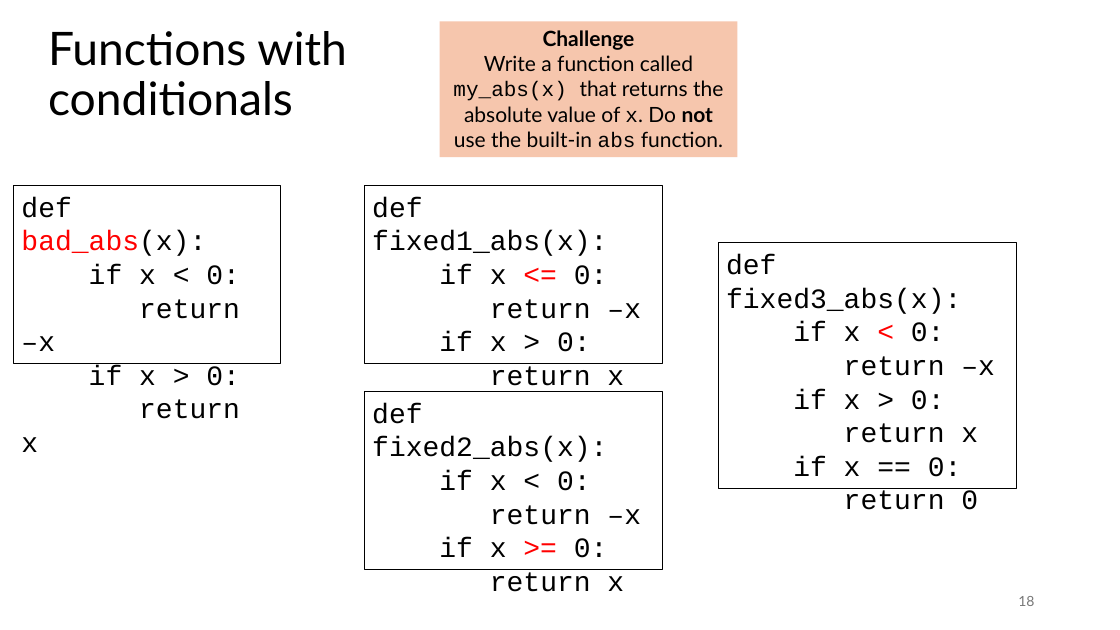
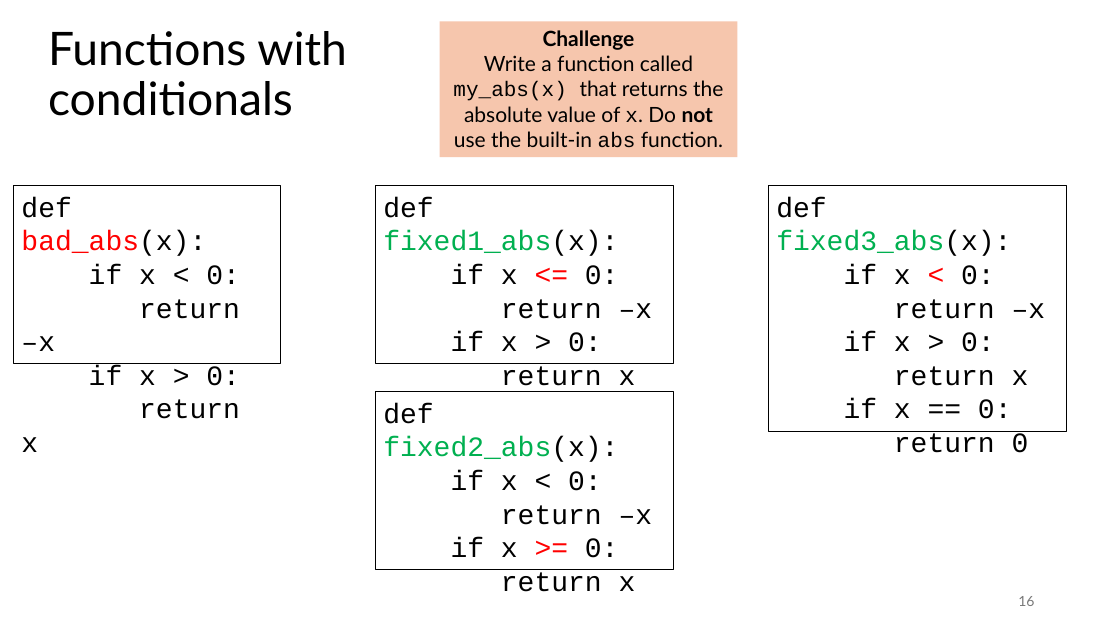
Before and after one commit to tjd1234/cmpt120fall2024, a slide deck: slide 16 of lecture_notes/chapter6/chapter6.pptx (slide 18 before the commit). Drawn at 1120x630 pixels with LibreOffice and Linux fonts; fonts in the diff are those of the drawing. Boxes give left, top, right and bottom in pixels: in the first picture for what was removed or moved away, otherwise in the second. Text is boxed around its words. In the diff, an @@ line names an element or a change of style, - is before the commit and + after.

```diff
--- a/lecture_notes/chapter6/chapter6.pptx
+++ b/lecture_notes/chapter6/chapter6.pptx
@@ rectangle "def fixed1_abs(x):": place and size @@
-rectangle "def fixed1_abs(x):" at bbox=[364, 185, 662, 363]
+rectangle "def fixed1_abs(x):" at bbox=[375, 185, 673, 363]
@@ text in rectangle at bbox=[383, 197, 618, 256]: text colour #000000 to #00B050 in "fixed1_abs(x):" @@
@@ rectangle "def fixed3_abs(x):": place and size @@
-rectangle "def fixed3_abs(x):" at bbox=[718, 243, 1017, 489]
+rectangle "def fixed3_abs(x):" at bbox=[768, 185, 1066, 431]
@@ text in rectangle at bbox=[776, 197, 1011, 256]: text colour #000000 to #00B050 in "fixed3_abs(x):" @@
@@ rectangle "def fixed2_abs(x):": place and size @@
-rectangle "def fixed2_abs(x):" at bbox=[364, 392, 662, 570]
+rectangle "def fixed2_abs(x):" at bbox=[375, 392, 673, 570]
@@ text in rectangle at bbox=[383, 403, 618, 462]: text colour #000000 to #00B050 in "fixed2_abs(x):" @@
@@ page number at bbox=[1018, 596, 1034, 606]: text changed @@
-18
+16
```
Also in this commit, not shown: 10 other slides changed, 48 slides added, 2 slides removed, 1 other file.
